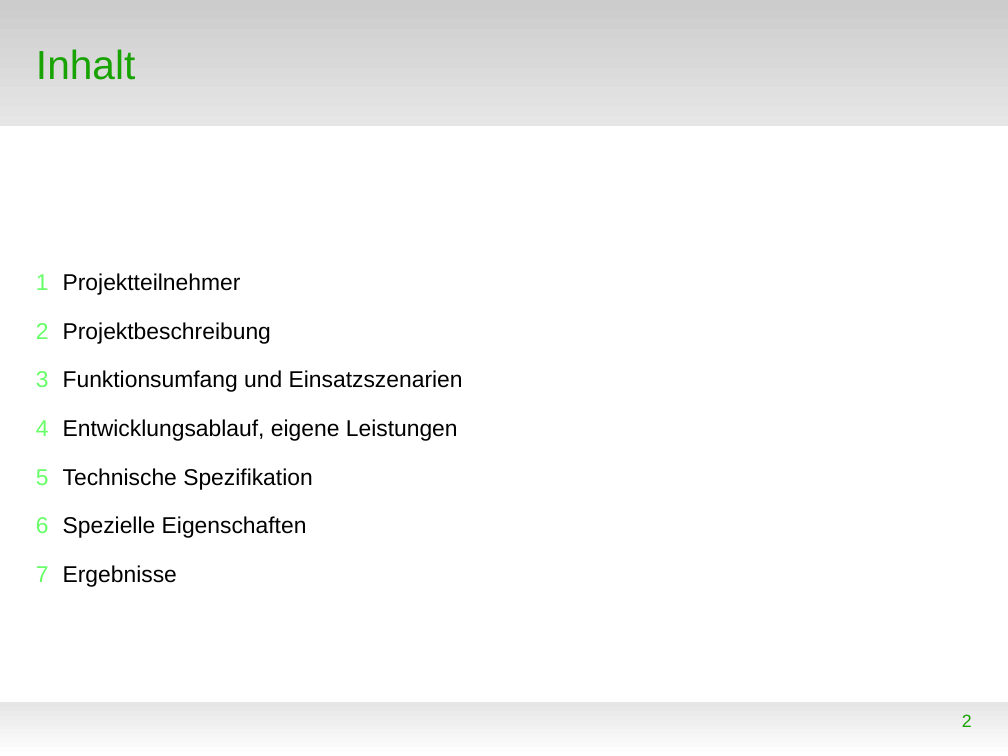
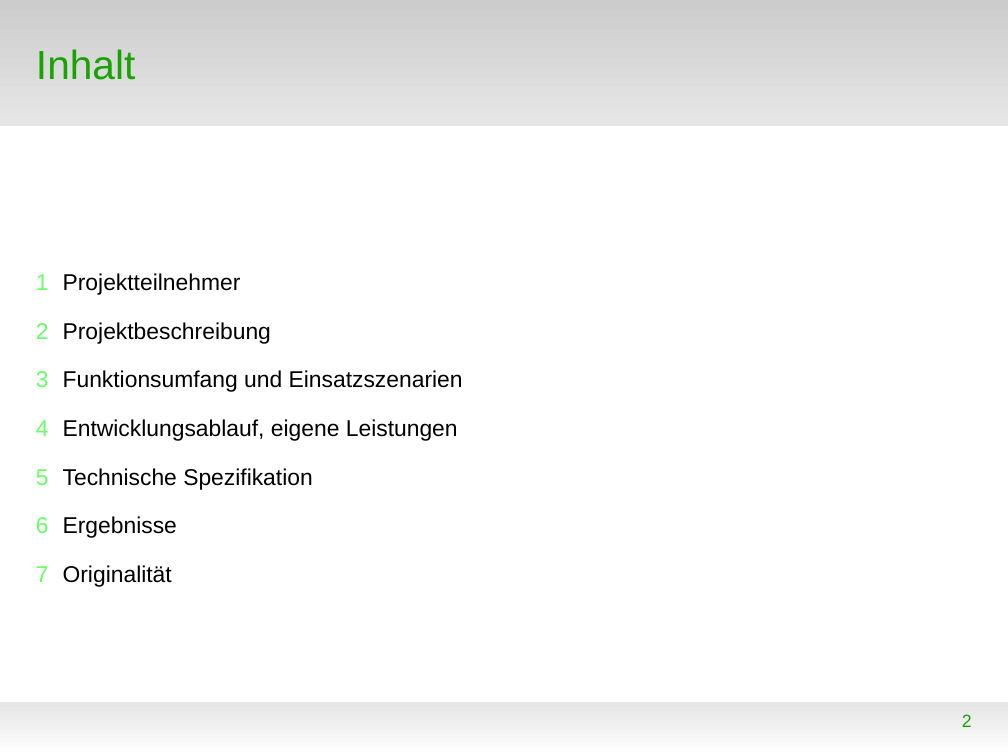
Before and after one commit to WorldofJARcraft/Kanu-s.a.M., a slide deck: slide 2 of Präsentation/Präsentation.odp. Drawn at 1008x756 pixels with LibreOffice and Linux fonts; fonts in the diff are those of the drawing; background and template pictures are left out. Boxes give left, top, right and bottom in pixels: in the first picture for what was removed or moved away, otherwise in the second. Text is boxed around its words. In the diff, an @@ line names an element or a change of style, - is before the commit and + after.

```diff
--- a/Präsentation/Präsentation.odp
+++ b/Präsentation/Präsentation.odp
@@ text at bbox=[63, 516, 307, 538]: paragraph removed @@
-6 Spezielle Eigenschaften
@@ text at bbox=[63, 565, 172, 587]: paragraph added @@
+7 Originalität
```
Also in this commit, not shown: 11 other slides changed, 9 slides added, 20 other files.
